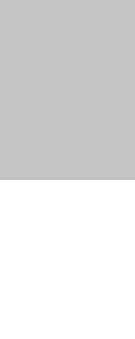
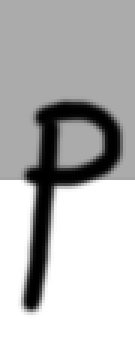
Layers edited between the first and the second 135 × 339 image:
renamed "Layer" to "Pasted Layer", opacity 31% → 100%, painted on it over box(0, 0, 135, 318)
